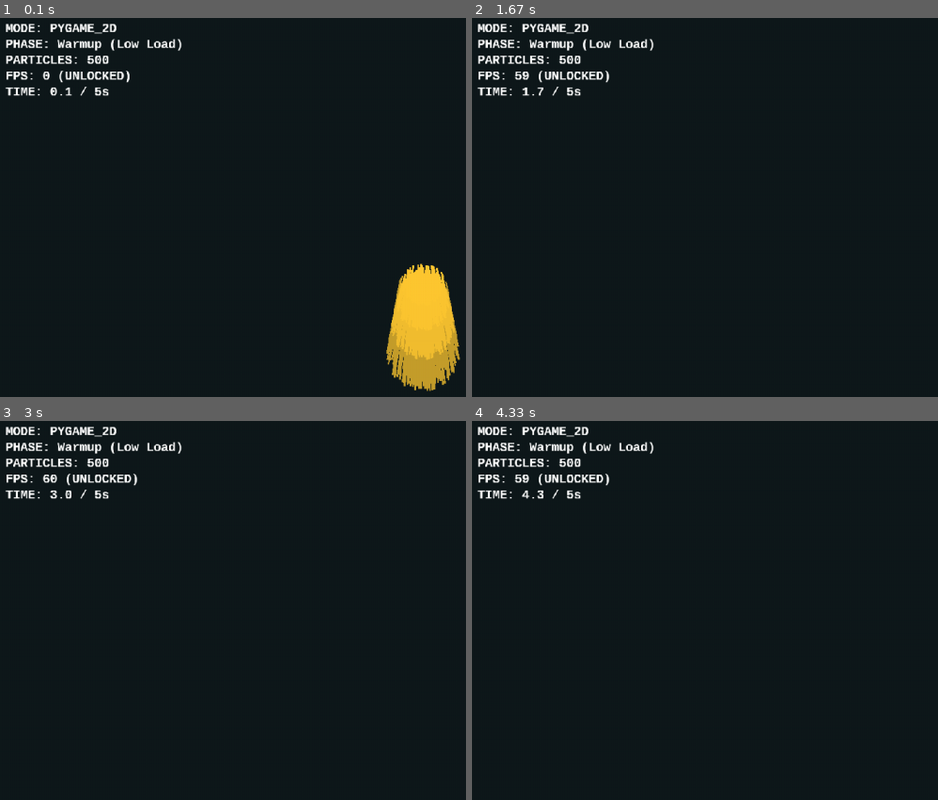
Above: before the commit, frames 1-4 (two rows, left to right).
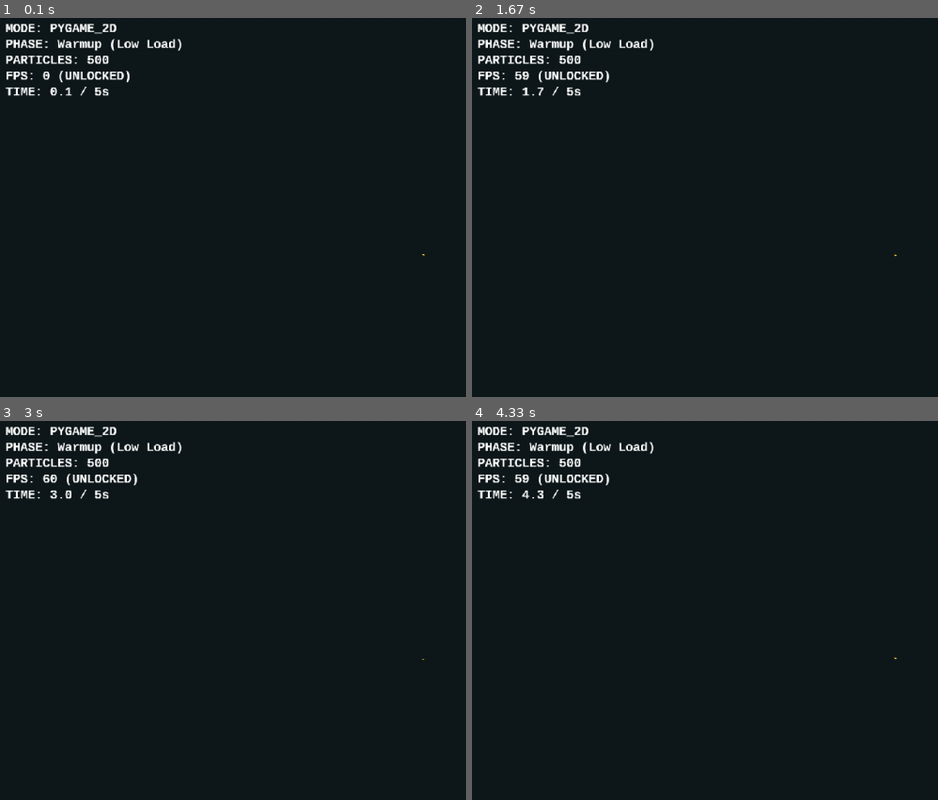
Above: after the commit, the same moments.

Repository: g-brrzzn/shootemup-Pygame
Game: pygame game, started from benchmark.py
Two runs of this game, one before a commit and one after it. Both use one fixed random seed, a clock stepped at 60 frames per second and the inputs below.
Inputs:
- Up to frame 1 (0.1 s): type "1 (at the terminal prompt)" at 0 s
- Up to frame 2 (1.67 s): hold Right 0.33-0.8 s
- Up to frame 3 (3 s): no input
- Up to frame 4 (4.33 s): hold Up 3-3.37 s; hold Right 3.4-4.03 s; hold Down from 4.07 s (still down)

The runs differ from the first frame. In frame 1, 4.0% of the frame differs, in the area x 82-99%, y 62-99%; in frame 2, less than 0.1%; in frame 3, less than 0.1%; in frame 4, less than 0.1%.

Commit message:
Fix dt bugs
Signed-off-by: narcis <narcisstaicu@icloud.com>

Diff:
--- a/classes/Boss.py
+++ b/classes/Boss.py
@@ -43,7 +43,7 @@
         self.rect.topleft = (self.x, self.y)
         self.shoot()
 
-        self.current_sprite += 0.07
+        self.current_sprite += 5.25 * dt
         if self.current_sprite >= len(self.sprites):
             self.current_sprite = 0
 
--- a/classes/Enemy.py
+++ b/classes/Enemy.py
@@ -95,7 +95,7 @@
 
         self.rect.topleft = (self.x, self.y)
 
-        self.current_sprite += 0.1
+        self.current_sprite += 7.5 * dt
         if self.current_sprite >= len(self.sprites):
             self.current_sprite = 0
 
@@ -127,7 +127,7 @@
         speed = self.base_speed * 3 if self.y < 0 else self.base_speed
         self.y += speed * dt
         self.x += (
-            math.sin(pygame.time.get_ticks() * 0.05 + self.random_offset) * 0.5 * dt
+            math.sin(pygame.time.get_ticks() * 0.05 + self.random_offset) * 37.5 * dt
         )
 
     def shoot(self):
--- a/classes/Player.py
+++ b/classes/Player.py
@@ -262,7 +262,7 @@
             if flash[1] > max_flash_radius:
                 self.muzzle_flashes.remove(flash)
 
-        self.current_sprite_index += 0.07
+        self.current_sprite_index += 5.25 * dt
         if self.current_sprite_index >= len(self.original_sprites):
             self.current_sprite_index = 0
 
--- a/classes/particles/Spark.py
+++ b/classes/particles/Spark.py
@@ -17,7 +17,7 @@
         self.decay = np.zeros(max_particles, dtype=np.float32)
 
         self.gravity = 11.25
-        self.friction = 0.92
+        self.friction = 0.0016
 
     def emit(
         self, pos, angle, speed, color=(221, 245, 154), scale=1.0, fixed_decay=None
@@ -47,7 +47,7 @@
         n = self.active_count
 
         self.vel[:n, 1] += self.gravity * dt
-        self.vel[:n] *= self.friction
+        self.vel[:n] *= self.friction**dt
         self.pos[:n] += self.vel[:n] * dt
         self.life[:n] -= self.decay[:n] * dt
 
